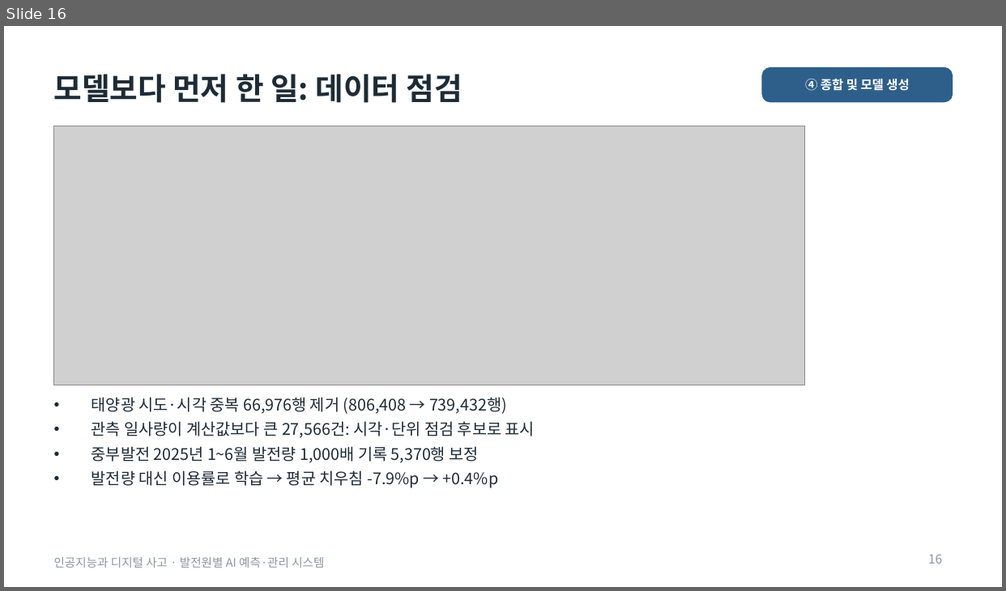
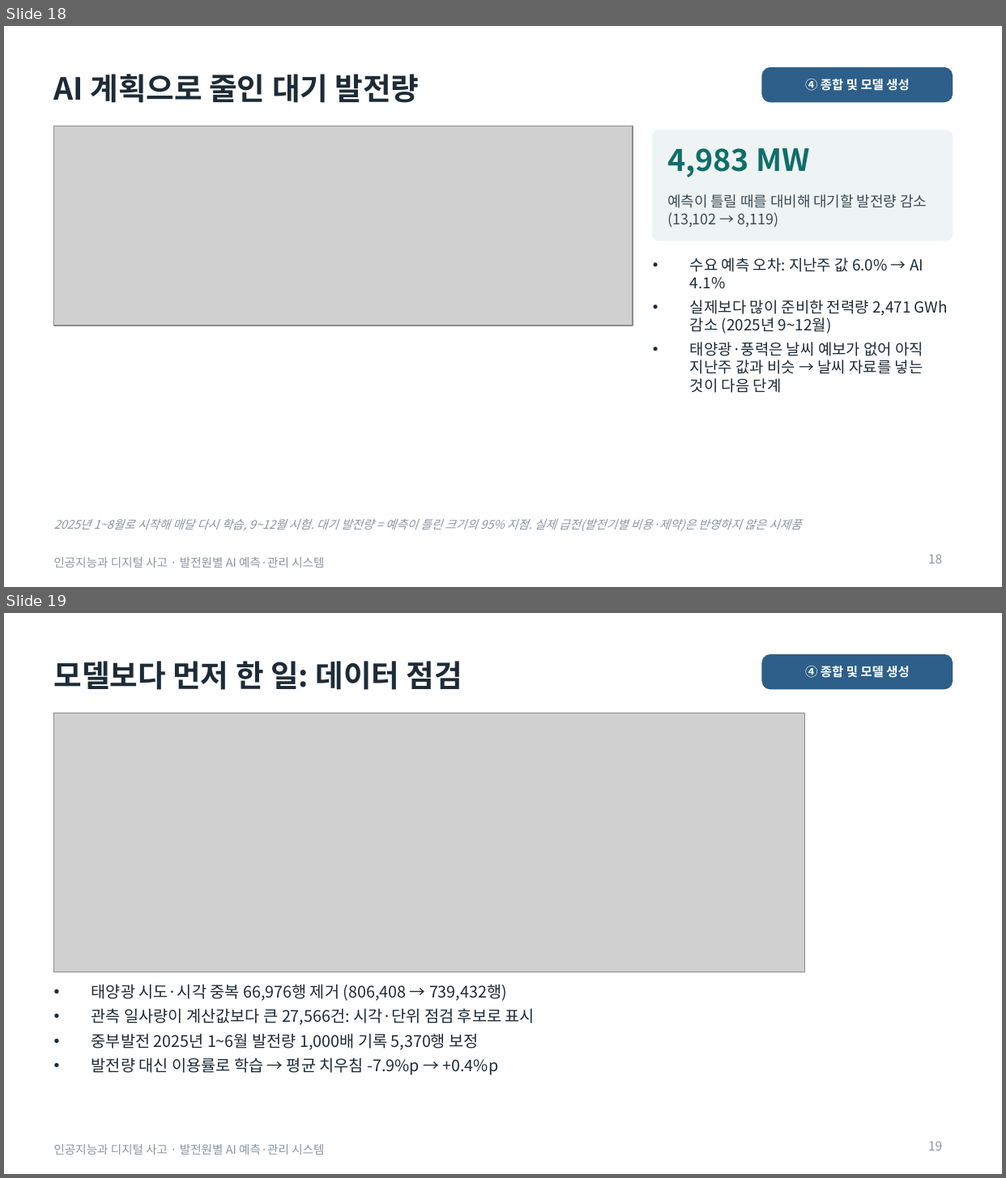
Before and after one commit to junseok7-cpu/hello, a slide deck: energy/report/발표자료_최종.pptx. Shown one above the other, each under a label of ours: slide 16 before the commit, slides 18 and 19 after it. The pictures are 1006x591 and 1006x1178 pixels, drawn with LibreOffice and Linux fonts; fonts in the diff are those of the drawing; grey boxes stand for pictures. Boxes give left, top, right and bottom in pixels: in the first picture for what was removed or moved away, otherwise in the second. Text is boxed around its words. In the diff, an @@ line names an element or a change of style, - is before the commit and + after.

```diff
--- a/energy/report/발표자료_최종.pptx
+++ b/energy/report/발표자료_최종.pptx
@@ slide 18 added at [4,26,1002,587], background #FFFFFF; not listed: 1 template element that a slide beside it also shows @@
@@ title added at [54,74,420,103], 22 pt, text #1D2B36, bold @@
+AI 계획으로 줄인 대기 발전량
@@ rounded rectangle added at [762,68,952,102], fill #2D5F8A, outline #2D5F8A 1 pt @@
@@ text added at [805,79,909,91], 9 pt, text #FFFFFF, bold @@
+④ 종합 및 모델 생성
@@ picture added at [54,126,633,326] @@
@@ rounded rectangle added at [653,130,952,241], fill #EEF4F3, outline #EEF4F3 1 pt @@
@@ text added at [667,148,811,177], 22 pt, text #0F6E6A, bold @@
+4,983 MW
@@ text added at [667,194,927,228], 10.5 pt, text #3C4A55 @@
+예측이 틀릴 때를 대비해 대기할 발전량 감소 (13,102 → 8,119)
@@ text added at [690,258,948,393], 11 pt, text #1D2B36 @@
+• 수요 예측 오차: 지난주 값 6.0% → AI 4.1%
+• 실제보다 많이 준비한 전력량 2,471 GWh 감소 (2025년 9~12월)
+• 태양광·풍력은 날씨 예보가 없어 아직 지난주 값과 비슷 → 날씨 자료를 넣는 것이 다음 단계
@@ text added at [54,519,801,531], 8.5 pt, text #8A96A0, italic @@
+2025년 1~8월로 시작해 매달 다시 학습, 9~12월 시험. 대기 발전량 = 예측이 틀린 크기의 95% 지점. 실제 급전(발전기별 비용·제약)은 반영하지 않은 시제품
@@ page number added at [928,554,942,564], 9 pt, text #8A96A0 @@
+18
@@ what was slide 16 is now slide 19 @@
@@ page number at [928,1141,942,1151]: text changed @@
-16
+19
```
Also in this commit, not shown: 12 slides changed, 2 other slides added, 9 other files.
